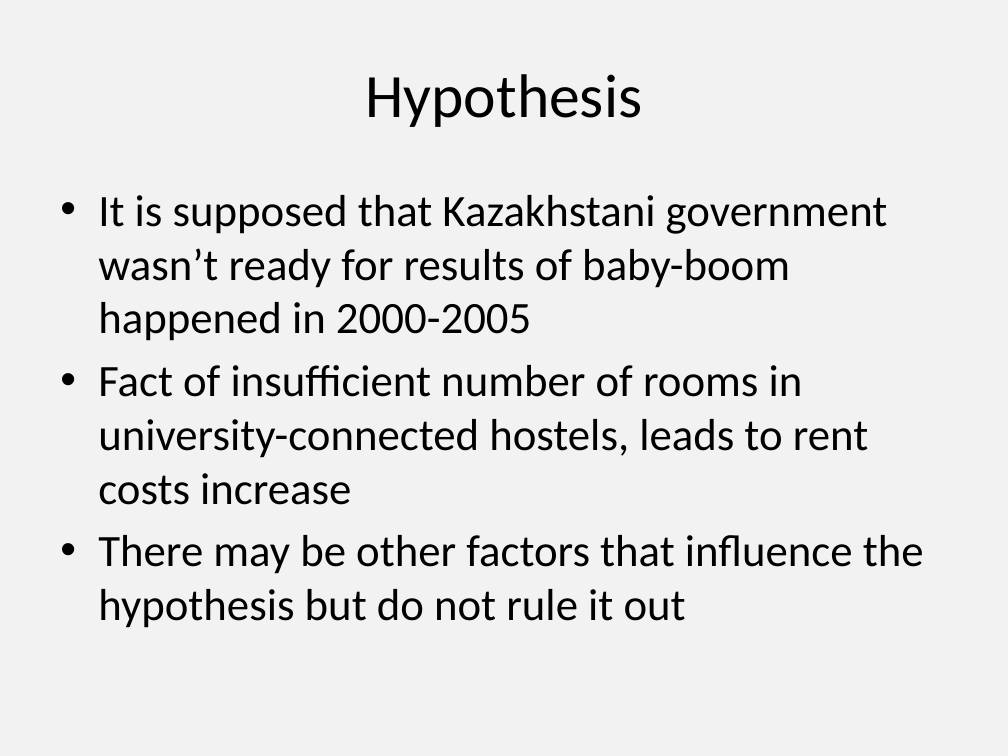
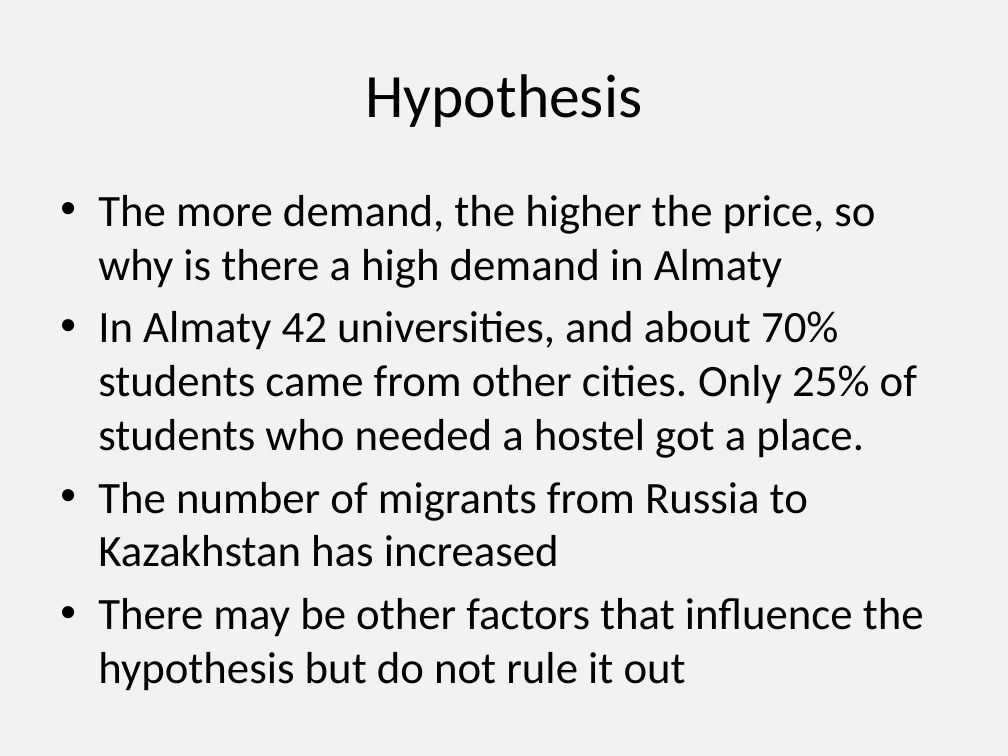
Before and after one commit to Adffta/kbtu_dv, a slide deck: slide 2 of vizualization.pptx. Drawn at 1008x756 pixels with LibreOffice and Linux fonts; fonts in the diff are those of the drawing. Boxes give left, top, right and bottom in pixels: in the first picture for what was removed or moved away, otherwise in the second. Text is boxed around its words. In the diff, an @@ line names an element or a change of style, - is before the commit and + after.

Commit message:
02 - pptx edit

```diff
--- a/vizualization.pptx
+++ b/vizualization.pptx
@@ text at (98, 195, 917, 567): text changed @@
-• It is supposed that Kazakhstani government wasn’t ready for results of baby-boom happened in 2000-2005
-• Fact of insufficient number of rooms in university-connected hostels, leads to rent costs increase
+• The more demand, the higher the price, so why is there a high demand in Almaty
+• In Almaty 42 universities, and about 70% students came from other cities. Only 25% of students who needed a hostel got a place.
+• The number of migrants from Russia to Kazakhstan has increased
```
Also in this commit, not shown: 1 other slide changed, 2 slides removed.
